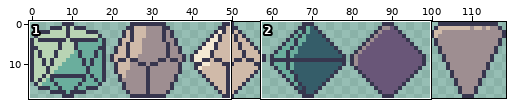
One commit to this pixel-art file: Assets/Assets/Art/Sprites/dXs.aseprite. The first picture is a wide view before the edit; the outline marks the close-up.
Close-up. Before the commit:
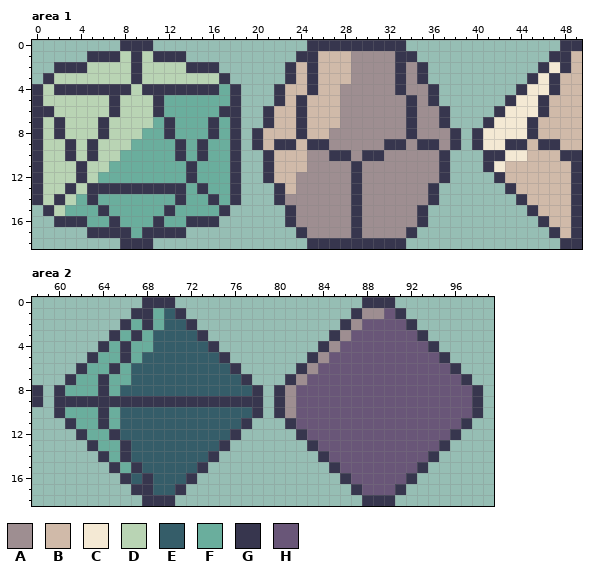
119x19 pixels, 1 frame. Shown: area 1: x 0..49, y 0..18; area 2: x 58..99, y 0..18.
Palette (. is transparent): A #9e8e91  B #d0baa9  C #f4e9d4  D #b9d4b4  E #355d69  F #6aae9d  G #37364e  H #695678
Pixels before, area 1, first column x 0:
 0 ........GGG..............GGGGGGGGG..............GG
 1 .....GGGDGDGGG..........GGBBBAAAAGG............GGB
 2 ..GGGDDDDGDDDDGGG......GBGBBBAAAAGAG..........GCGB
 3 .GDDDDDDDGDDDDDDDG.....GBGBBBAAAAGAG.........GCGBB
 4 GDGGGGGGGDGGGGGGGFG...GBBGBBAAAAAGAAG.......GCCGBB
 5 GDDDDDDGDDDGFFFFFFG...GBGBBBAAAAAAGAG......GCCGBBB
 6 GGDDDDDGDDDGFFFFFGG..GBBGBBBAAAAAAGAAG....GCCCGBBB
 7 GDGDDDGDDDDFGFFFGFG..GBBGBBBAAAAAAGAAG...GCCCGBBBB
 8 GDGDDDGDDDFFGFFFGFG.GBBBGBBAAAAAAAGAAAG.GCCCCGBBBB
 9 GDDGDGDDDFFFFGFGFFG.GBGGBGGAAAAAGGAGGAG.GCCGGBGGBB
10 GDDGDGDDFFFFFGFGFFG..GBBBAAGGAGGAAAAAG...GGCCBBBGG
11 GDDDGDDFFFFFFFGFFFG..GBBBAAAAGAAAAAAAG...GCBBBBBBG
12 GDDDGDFFFFFFFFGFFFG..GBBAAAAAGAAAAAAAG....GBBBBBBG
13 GDDGDGGGGGGGGGFGFFG...GBAAAAAGAAAAAAG......GBBBBBG
14 GDGDFGFFFFFFFGFFGFG...GAAAAAAGAAAAAAG.......GBBBBG
15 .GDFFFGFFFFFGFFFFG.....GAAAAAGAAAAAG.........GBBBG
16 ..GGGFFGFFFGFFGGG......GAAAAAGAAAAAG..........GBBG
17 .....GGGGFGGGG..........GAAAAGAAAAG............GBG
18 ........GGG..............GGGGGGGGG..............GG
Pixels before, area 2, first column x 58:
 0 ..........GGG.................GGG........
 1 .........GGFEG...............GAAHG.......
 2 ........GFGFEEG.............GAHHHHG......
 3 .......GFGFEEEEG...........GAHHHHHHG.....
 4 ......GFGFFEEEEEG.........GAHHHHHHHHG....
 5 .....GFFGFEEEEEEEG.......GAHHHHHHHHHHG...
 6 ....GFFGFEEEEEEEEEG.....GAHHHHHHHHHHHHG..
 7 ...GFFGFFEEEEEEEEEEG...GAHHHHHHHHHHHHHHG.
 8 G.GFFFGFEEEEEEEEEEEEG.GAHHHHHHHHHHHHHHHHG
 9 G.GGGGGGGGGGGGGGGGGGG.GAHHHHHHHHHHHHHHHHG
10 ..GFFFGFEEEEEEEEEEEEG.GAHHHHHHHHHHHHHHHHG
11 ...GFFGFEEEEEEEEEEEG...GHHHHHHHHHHHHHHHG.
12 ....GFFGEEEEEEEEEEG.....GHHHHHHHHHHHHHG..
13 .....GFFGEEEEEEEEG.......GHHHHHHHHHHHG...
14 ......GFGEEEEEEEG.........GHHHHHHHHHG....
15 .......GFGEEEEEG...........GHHHHHHHG.....
16 ........GEGEEEG.............GHHHHHG......
17 .........GGEEG...............GHHHG.......
18 ..........GGG.................GGG........
The same view after the edit:
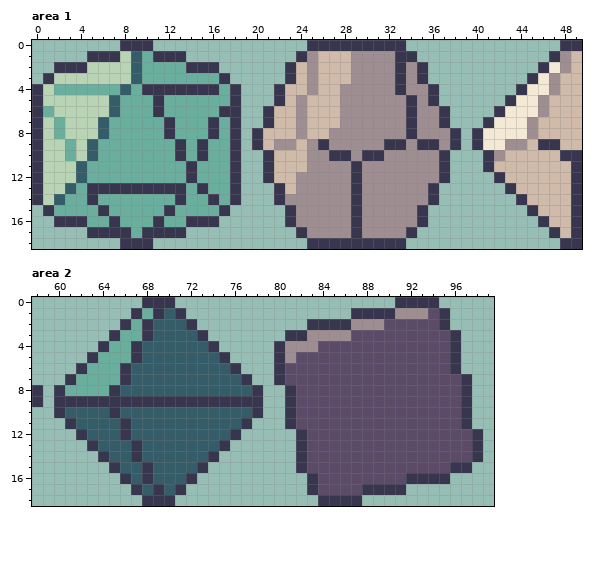
From old to new:
colour H: #695678 -> #5b4a68
Changed rows in their new state; - is a pixel that keeps its letter.
Area 1:
first column x 1:
 1 --------EF--------------A----------------------A
 2 --------EFFFF-----------A----------------------A
 3 --------EFFFFFFF--------A---------------------A-
 4 -FFFFFFEF---------------A---------------------A-
 5 ------EFFF-------------A---------------------A--
 6 F-----EFFF-------------A---------------------A--
 7 -F---EFFFF-------------A--------------------A---
 8 -F---EFFF--------------A--------------------A---
 9 --F-EFFF-------------AA-A-----------------AA----
10 --F-EFF----------------------------------ABB----
11 ---EFF-----------------------------------B------
12 ---EF-------------------------------------------
13 --EF--------------------------------------------
14 -EF---------------------------------------------
15 -F----------------------------------------------
Area 2:
first column x 61:
 0 ---------------------------...GGGG----
 1 -------FG------------------GGGAAAHG---
 2 --------E-------------GGG--AA--HHHG---
 3 ------FG------------GGAAA-------HHHG--
 4 -----FGE-----------GAAAHH--------HHG--
 5 -----FG------------GAHHH----------HG--
 6 ----FG-------------GHHH---------------
 7 ---F-G-------------GHH----------------
 8 ---FG--------------.G---------------G.
 9 -------------------.G---------------G.
10 EEEEG--------------.G---------------G.
11 -EEEEG--------------------------------
12 --EEEG-----------------------------HHG
13 ---EEEG--------------GH-----------HHHG
14 ----EEG--------------GHH---------HHHHG
15 -----EEG-------------GHHH-------HHHGG-
16 ----------------------GHHH------GGG---
17 -------EG-------------GHHHHGGG--------
18 -----------------------GGGG...--------
